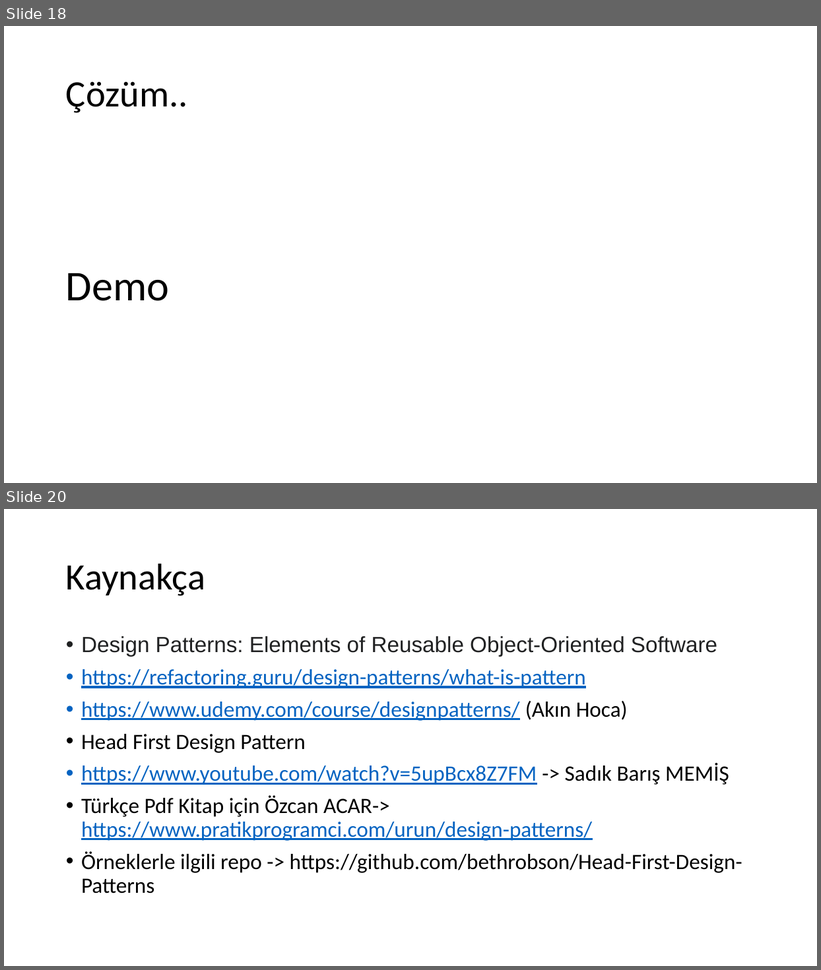
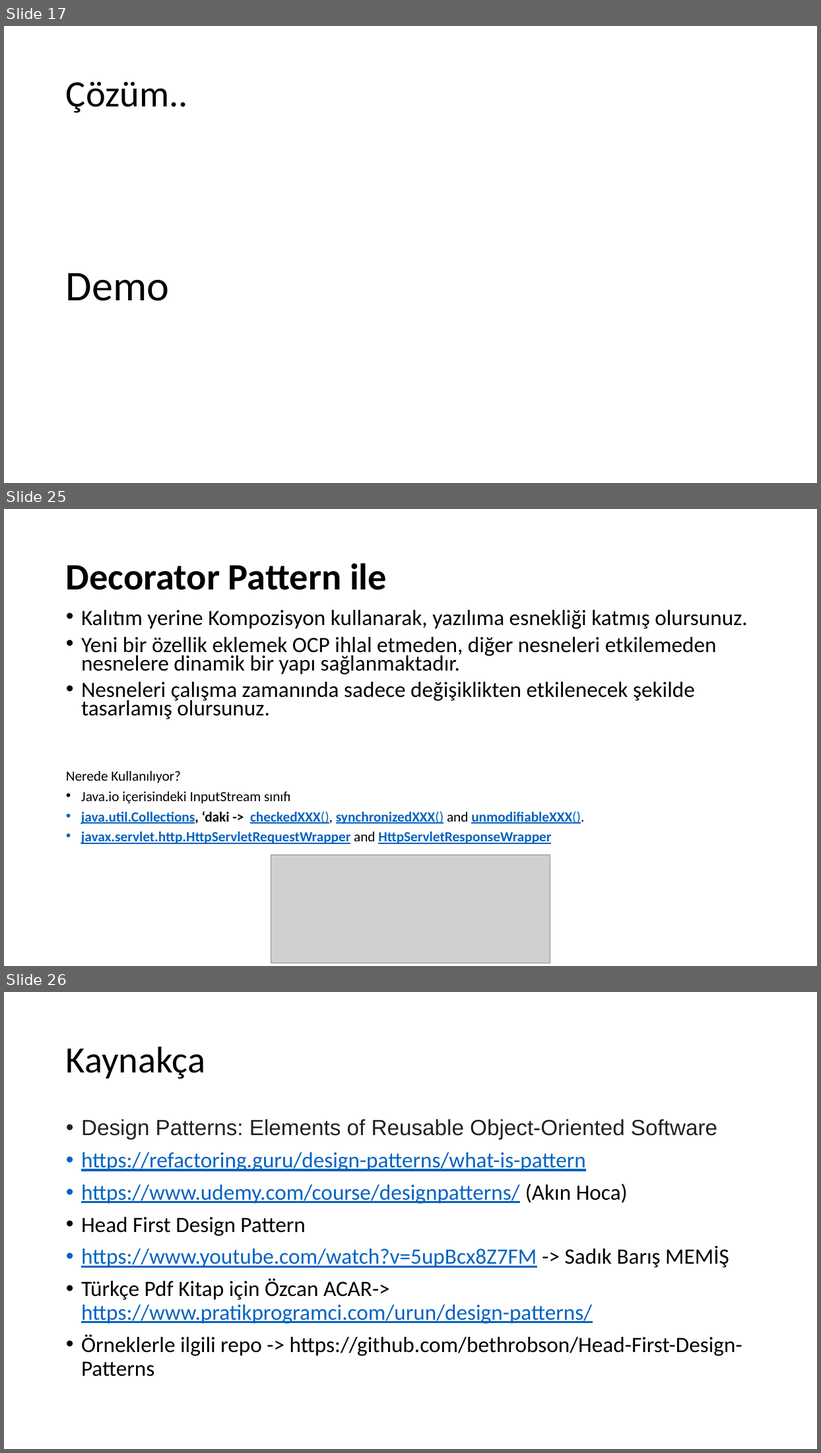
Before and after one commit to umiitkose/DesignPattern-Umiitkose, a slide deck: Tasarımdesenleri.pptx. Shown one above the other, each under a label of ours: slides 18 and 20 before the commit, slides 17, 25 and 26 after it; the slides between them are not shown. The pictures are 821x970 and 821x1453 pixels, drawn with LibreOffice and Linux fonts; fonts in the diff are those of the drawing; grey boxes stand for pictures. Boxes give left, top, right and bottom in pixels: in the first picture for what was removed or moved away, otherwise in the second. Text is boxed around its words. In the diff, an @@ line names an element or a change of style, - is before the commit and + after.

Commit message:
add decorator pattern examples

```diff
--- a/Tasarımdesenleri.pptx
+++ b/Tasarımdesenleri.pptx
@@ slide 25 added at <box>4,509,817,966</box>, background #FFFFFF @@
@@ title added at <box>66,563,387,590</box>, 44 pt, text #000000, bold @@
+Decorator Pattern ile
@@ text added at <box>81,610,748,720</box>, 25.9 pt, text #000000 @@
+• Kalıtım yerine Kompozisyon kullanarak, yazılıma esnekliği katmış olursunuz.
+• Yeni bir özellik eklemek OCP ihlal etmeden, diğer nesneleri etkilemeden nesnelere dinamik bir yapı sağlanmaktadır.
+• Nesneleri çalışma zamanında sadece değişiklikten etkilenecek şekilde tasarlamış olursunuz.
@@ text added at <box>66,771,584,844</box>, 16.6 pt, text #0563C1, bold, underline @@
+Nerede Kullanılıyor?
+• Java.io içerisindeki InputStream sınıfı
+• java.util.Collections, ‘daki -> checkedXXX(), synchronizedXXX() and unmodifiableXXX().
+• javax.servlet.http.HttpServletRequestWrapper and HttpServletResponseWrapper
@@ picture added at <box>271,855,550,964</box> @@
@@ what was slide 18 is now slide 17 @@
@@ what was slide 20 is now slide 26 @@
```
Also in this commit, not shown: 2 slides changed, 7 other slides added, 2 slides removed, 32 other files.
